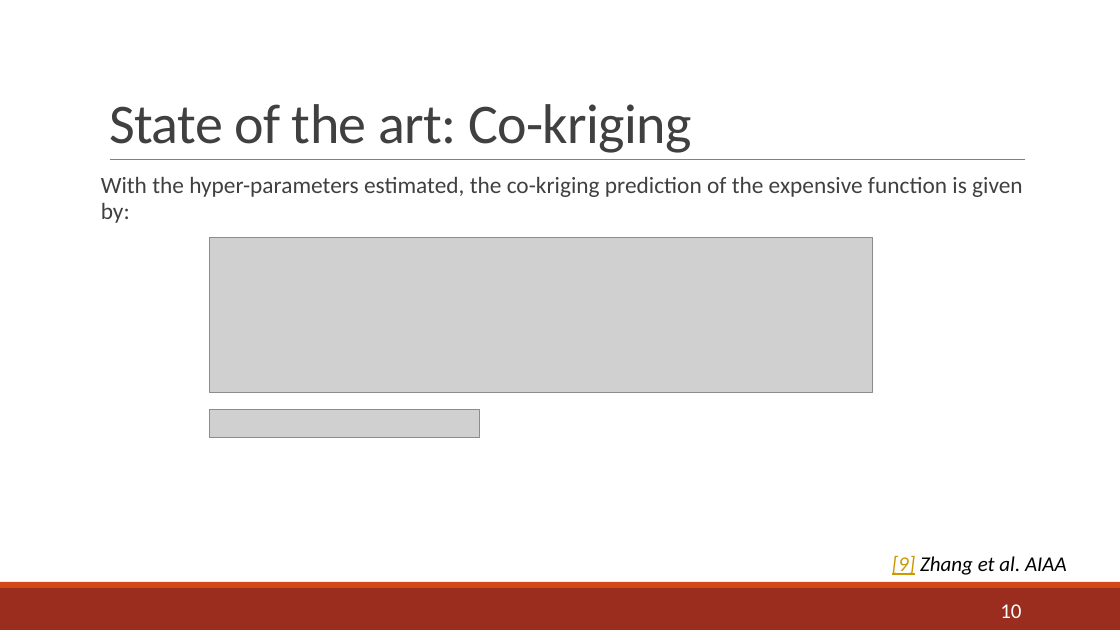
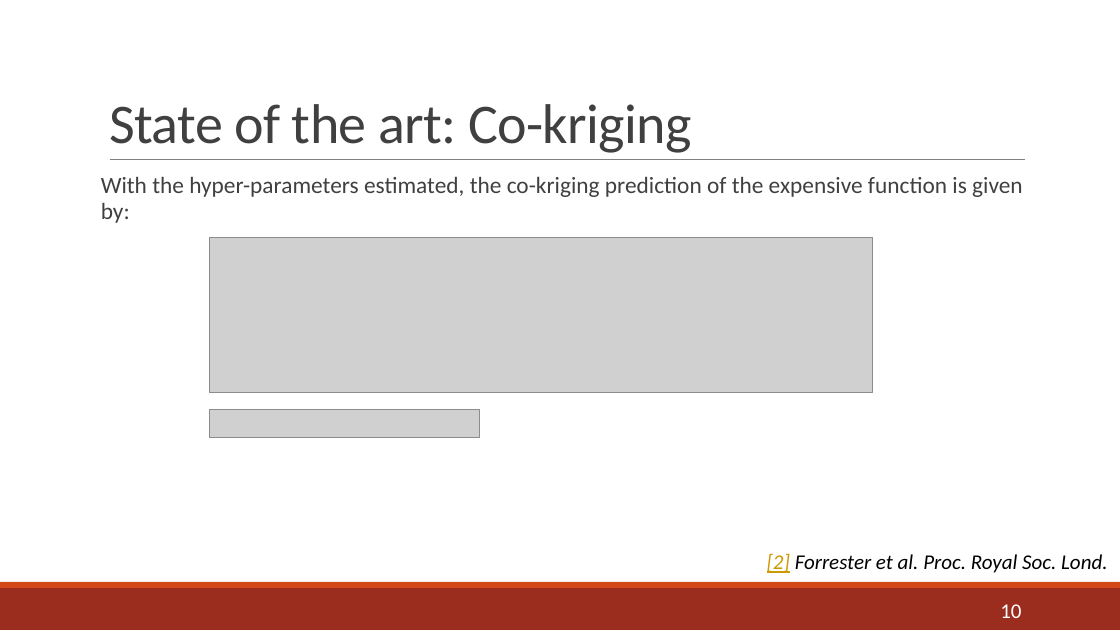
Before and after one commit to mid2SUPAERO/Multifidelity_Aeroelastic_Optmization_BWB, a slide deck: slide 10 of S2 Project Report/1st Project Report Presentation.pptx. Drawn at 1120x630 pixels with LibreOffice and Linux fonts; fonts in the diff are those of the drawing; grey boxes stand for pictures. Boxes give left, top, right and bottom in pixels: in the first picture for what was removed or moved away, otherwise in the second. Text is boxed around its words. In the diff, an @@ line names an element or a change of style, - is before the commit and + after.

```diff
--- a/S2 Project Report/1st Project Report Presentation.pptx
+++ b/S2 Project Report/1st Project Report Presentation.pptx
@@ text added at bbox=[767, 553, 1107, 573], 18 pt, text #000000, italic @@
+[2] Forrester et al. Proc. Royal Soc. Lond.
@@ text removed at bbox=[892, 555, 1067, 575] @@
-[9] Zhang et al. AIAA
```
Also in this commit, not shown: 5 other slides changed, 1 slide added, 1 slide removed, 1 other file.
